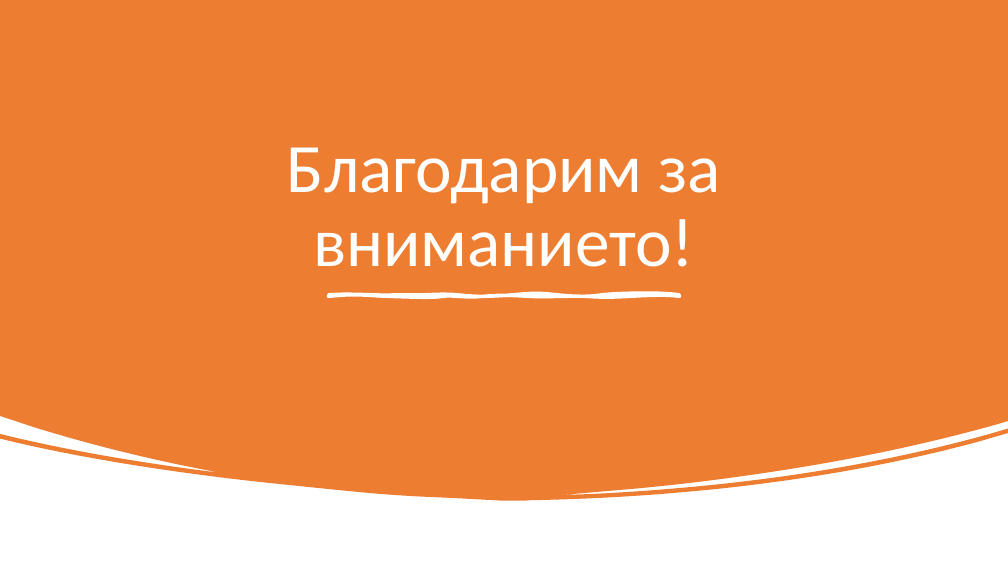
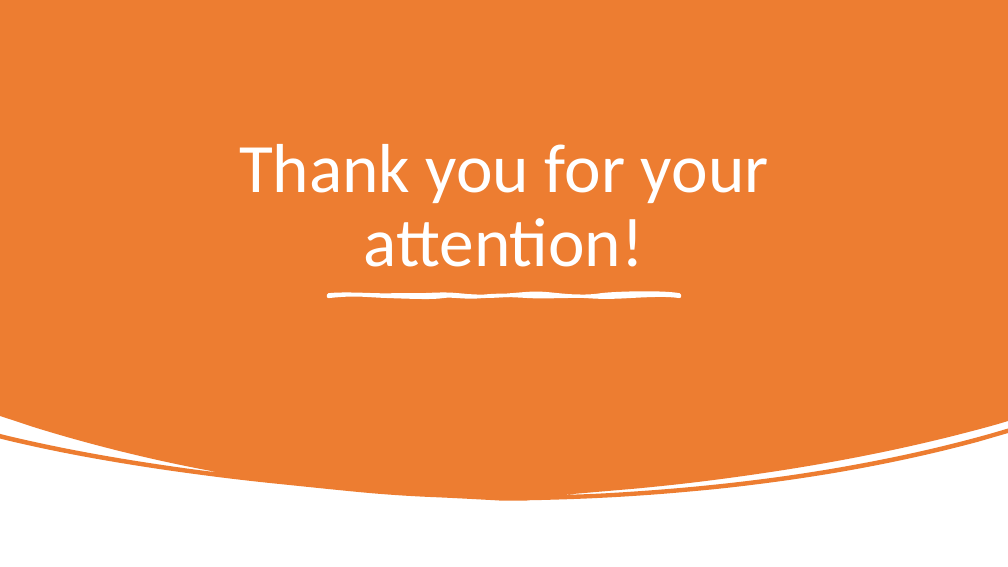
Before and after one commit to MVBoshev/TheCoders, a slide deck: slide 8 of Presentation and Documentation/The Coders - Presentation.pptx. Drawn at 1008x567 pixels with LibreOffice and Linux fonts; fonts in the diff are those of the drawing. Boxes give left, top, right and bottom in pixels: in the first picture for what was removed or moved away, otherwise in the second. Text is boxed around its words. In the diff, an @@ line names an element or a change of style, - is before the commit and + after.

```diff
--- a/Presentation and Documentation/The Coders - Presentation.pptx
+++ b/Presentation and Documentation/The Coders - Presentation.pptx
@@ title at (239,144,769,267): text changed @@
-Благодарим за вниманието!
+Thank you for your attention!
```
Also in this commit, not shown: 4 other slides changed, 2 slides added, 2 slides removed.
